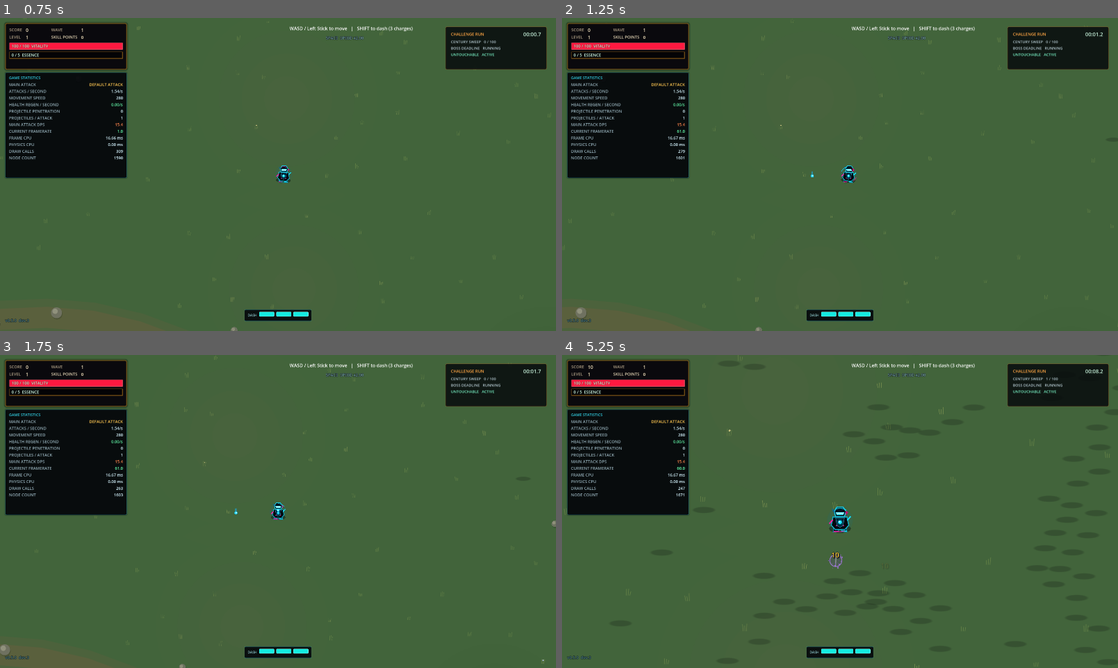
Above: before the commit, frames 1-4 (two rows, left to right).
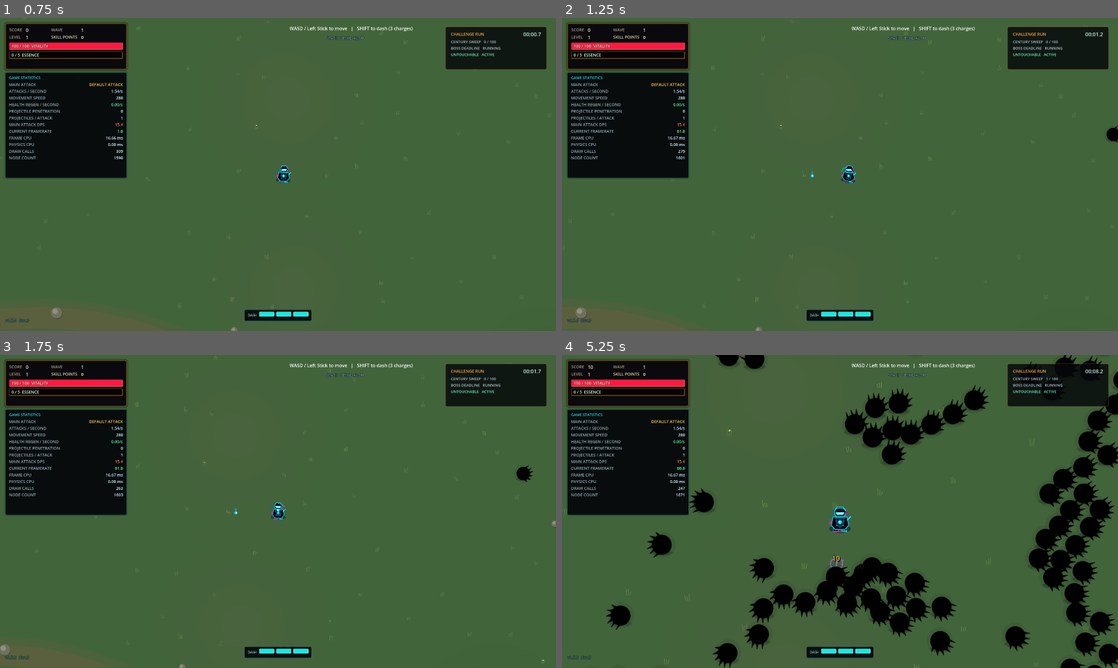
Above: after the commit, the same moments.

Repository: Quest79/GodotVSCodex
Game: Godot game, scene res://scenes/main/game.tscn
The game is run twice, just before and just after one commit, with the same random seed, the same clock (stepped at 60 frames per second) and the same inputs.
Inputs (mouse positions are in pixels of both pictures, inside the frame that each line leads up to):
- Up to frame 1 (0.75 s): tap Enter at 0.5 s; move the mouse to (400, 158) at 0.52 s; hold D (move_right) from 0.53 s (still down); hold Z (cycle_camera_zoom) from 0.53 s (still down); click (400, 158) at 0.67 s
- Up to frame 2 (1.25 s): keep holding D (move_right); keep holding Z (cycle_camera_zoom)
- Up to frame 3 (1.75 s): release D (move_right) at 1.25 s; release Z (cycle_camera_zoom) at 1.25 s; drag from (166, 527) to (289, 511) at 1.27 s
- Up to frame 4 (5.25 s): move the mouse to (895, 442) at 2.02 s; hold D (move_right) 2.03-2.75 s; hold Space (toggle_game_speed) 2.03-2.75 s; drag from (812, 574) to (673, 464) at 2.77 s; move the mouse to (1006, 558) at 3.52 s; hold A (move_left) 3.53-4.25 s; hold Z (cycle_camera_zoom) 3.53-4.25 s; drag from (673, 464) to (823, 511) at 4.27 s; move the mouse to (867, 511) at 5.02 s; hold S (move_down) from 5.03 s (still down); hold Space (toggle_game_speed) from 5.03 s (still down); click (867, 511) at 5.17 s

Frame 1 is identical in both runs. In frame 2, less than 0.1% of the frame differs, in the area x 97-100%, y 34-40%; in frame 3, 0.1%; in frame 4, 13%, in the area x 7-100%, y 0-100%.

Commit message:
0.5.0 dev.3: fix deterministic enemy shader seed

Diff:
--- a/scenes/actors/enemy/enemy_multimesh.gdshader
+++ b/scenes/actors/enemy/enemy_multimesh.gdshader
@@ -22,11 +22,13 @@
 
 void vertex() {
 	ailment_state = COLOR.rgb;
-	health_fraction = COLOR.a;
+	health_fraction = INSTANCE_CUSTOM.a;
 	COLOR = vec4(1.0);
-	instance_seed = instance_seed;
+	instance_seed = INSTANCE_CUSTOM.r;
 	float phase = instance_seed * 6.28318530718;
-	float urgency = mix(0.25, 1.0, INSTANCE_CUSTOM.a);
+	# Health now occupies INSTANCE_CUSTOM.a. Keep the living animation
+	# deterministic and independent of health/transparency.
+	float urgency = 0.78;
 	float animation = TIME * mix(2.3, 6.2, urgency) + phase;
 	float breathing = sin(animation * 2.0) * 0.055;
 	VERTEX.x *= 1.0 + breathing * 0.45;
